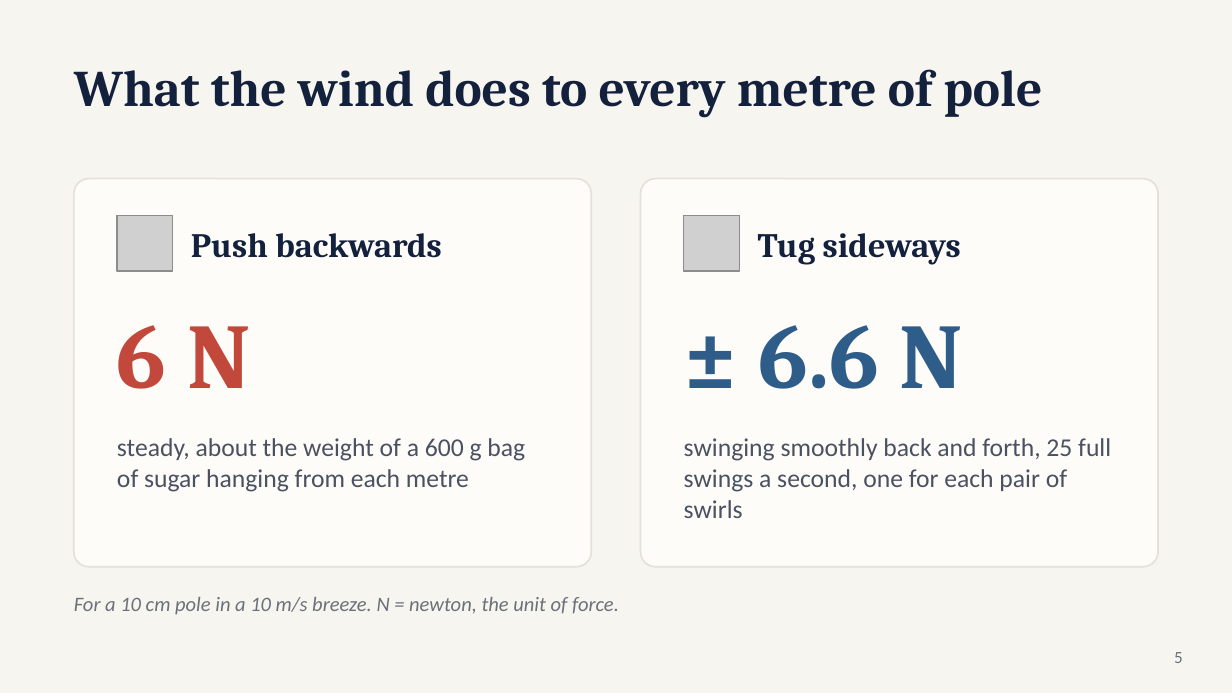
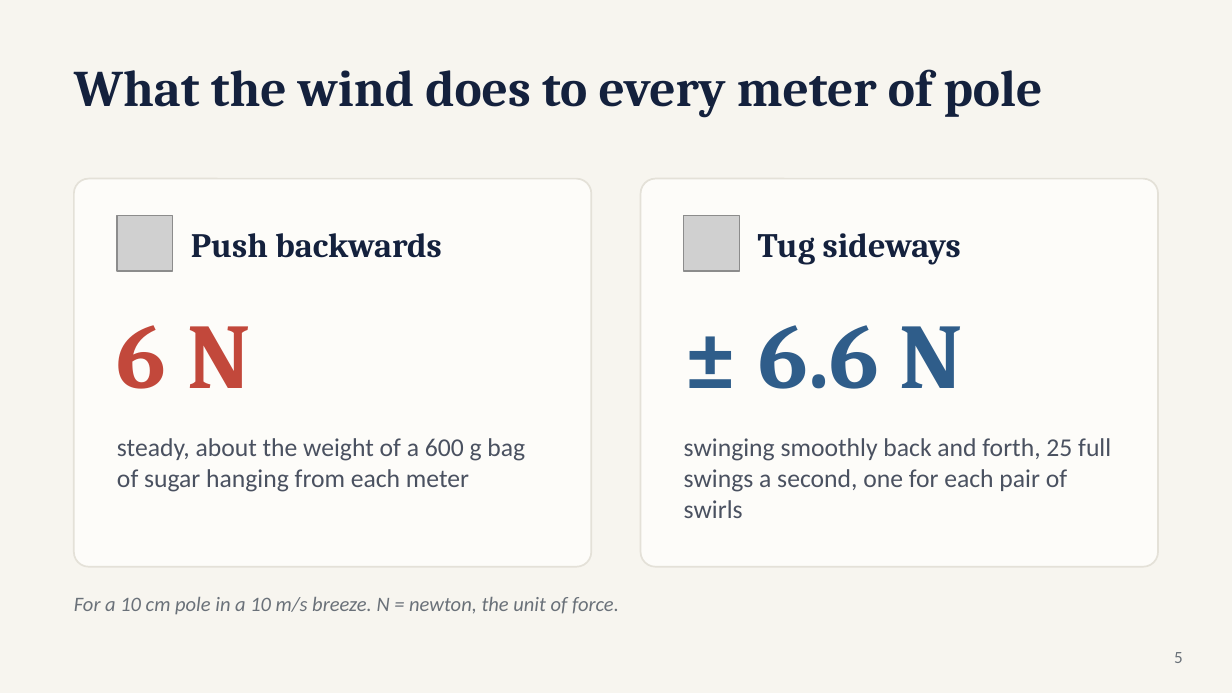
Before and after one commit to adibatic/cfd-cylinder, a slide deck: slide 5 of report/presentation.pptx. Drawn at 1232x693 pixels with LibreOffice and Linux fonts; fonts in the diff are those of the drawing; grey boxes stand for pictures. Boxes give left, top, right and bottom in pixels: in the first picture for what was removed or moved away, otherwise in the second. Text is boxed around its words. In the diff, an @@ line names an element or a change of style, - is before the commit and + after.

```diff
--- a/report/presentation.pptx
+++ b/report/presentation.pptx
@@ title at box(74, 69, 1043, 118): text changed @@
-What the wind does to every metre of pole
+What the wind does to every meter of pole
@@ text at box(117, 438, 525, 492): text changed @@
-steady, about the weight of a 600 g bag of sugar hanging from each metre
+steady, about the weight of a 600 g bag of sugar hanging from each meter
```
Also in this commit, not shown: 11 other files.
